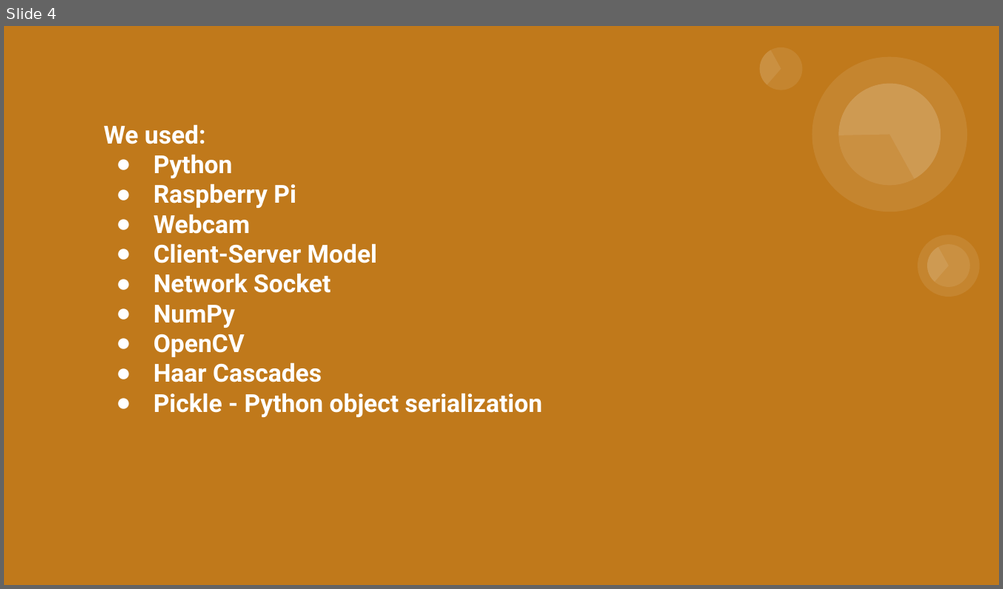
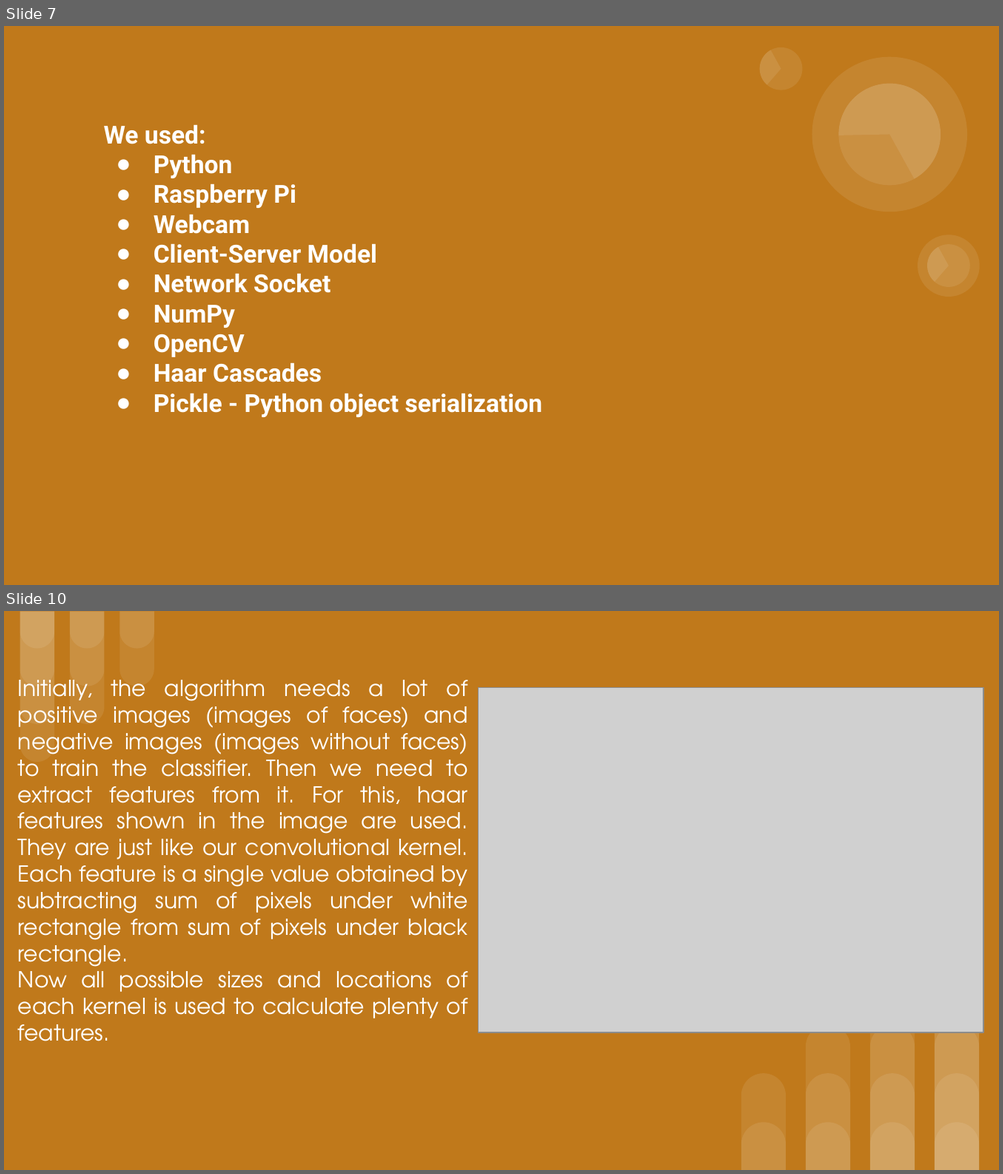
Before and after one commit to aracovan/MSproject, a slide deck: MS PPT Facial recognition.pptx. Shown one above the other, each under a label of ours: slide 4 before the commit, slides 7 and 10 after it; the slides between them are not shown. The pictures are 1003x589 and 1003x1174 pixels, drawn with LibreOffice and Linux fonts; fonts in the diff are those of the drawing; grey boxes stand for pictures. Boxes give left, top, right and bottom in pixels: in the first picture for what was removed or moved away, otherwise in the second. Text is boxed around its words. In the diff, an @@ line names an element or a change of style, - is before the commit and + after.

```diff
--- a/MS PPT Facial recognition.pptx
+++ b/MS PPT Facial recognition.pptx
@@ slide 10 added at <box>4,611,999,1170</box>, background #C0791B @@
@@ group added at <box>20,611,154,761</box>: 9 round same rects @@
@@ title added at <box>18,680,468,1042</box>, 16 pt, text #FFFFFF @@
+Initially, the algorithm needs a lot of positive images (images of faces) and negative images (images without faces) to train the classifier. Then we need to extract features from it. For this, haar features shown in the image are used. They are just like our convolutional kernel. Each feature is a single value obtained by subtracting sum of pixels under white rectangle from sum of pixels under black rectangle.
+Now all possible sizes and locations of each kernel is used to calculate plenty of features.
@@ picture added at <box>478,687,984,1033</box> @@
@@ group added at <box>741,927,979,1170</box>: 14 round same rects @@
@@ what was slide 4 is now slide 7 @@
```
Also in this commit, not shown: 2 slides changed, 7 other slides added.
